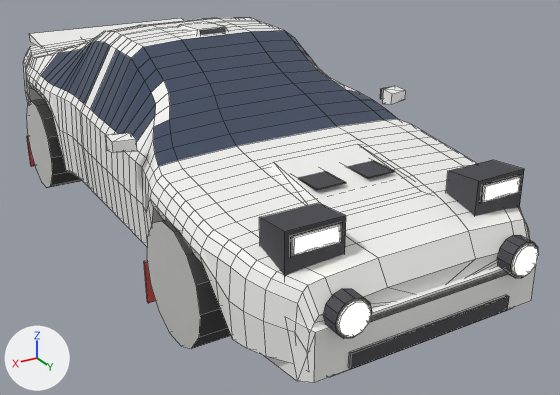
Before and after pictures for a commit that changed the Blender file art/cars/celica.blend.
One viewpoint serves both versions: a 50 mm camera at (2.27, 4.59, 2.33) aimed at (-0.26, 0.37, 0.22). The axes (+X, +Y, +Z) are drawn at lower left. The lights are the same throughout. The older version comes first. Mesh edges are drawn as thin lines.

In view in the first picture: 'Body', 'Bumper_F', 'LightPod', 'Mirror_R', 'Spoiler', 'Wheel_FR', 'Wheel_RR' and 2 more.
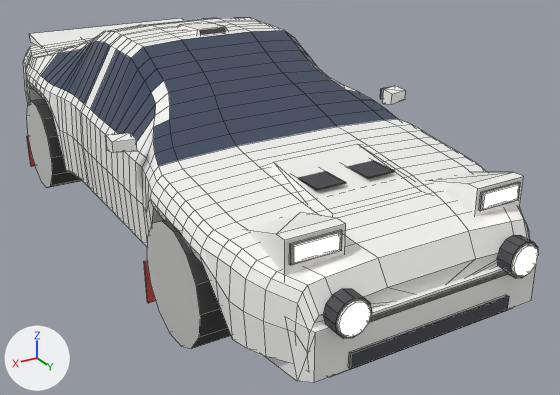
Location of each change, (x1, y1, x2, y2) in pixels of the pictures (560 x 395 px; the box of a moved part takes in the faces that stretch with it):
part 1 of me_body, moved or reshaped: before (446, 160, 523, 216); after (430, 172, 523, 216)
part 2 of me_body, moved or reshaped: before (259, 203, 346, 277); after (246, 213, 345, 277)
part 3 of me_body, recoloured: before (285, 169, 524, 277); after (285, 176, 524, 277)

Diff of the bpy script that builds the scene:
```diff
--- a/art/cars/celica.blend.py
+++ b/art/cars/celica.blend.py
@@ me_body @@
 # used by ob_body; parent = ob_celica; location = (0.0, 0.0, 0.6)
 # verts and faces of me_body; kept vertices keep their numbers, new ones are numbered from 894
-me_body.from_pydata(...)  # 894 vertices, 892 faces; spans x -0.92..0.92, y -2.2..2.2, z -0.41..0.73
+me_body.from_pydata(...)  # 894 vertices, 894 faces; spans x -0.92..0.92, y -2.2..2.2, z -0.41..0.73
+# me_body part 1
+delete_vertices([848, 853])  # with the faces that use them
+for i in [847, 851, *range(854, 870)]: verts[i] += (0.0, 0.0, -0.04)
+verts[849] = (-0.4, 1.97, 0.25)  # moved, pixel (467, 183)
+verts[852] = (-0.72, 1.66, 0.15)  # moved
+verts[894] = (-0.4, 1.66, 0.16)
+verts[895] = (-0.72, 1.97, 0.25)  # pixel (513, 172)
+faces += [(852, 894, 895), (850, 894, 852), (846, 894, 850), (850, 852, 895, 851), (849, 895, 894), (846, 847, 849, 894)]  # mat_livery_celica (white #f9f9f7)
+faces += [(847, 851, 895, 849)]  # mat_livery_celica (white #f9f9f7)
+# me_body part 2
+delete_vertices([872, 877])  # with the faces that use them
+for i in [871, 875, *range(878, 894)]: verts[i] += (0.0, 0.0, -0.04)
+verts[873] = (0.4, 1.97, 0.25)  # moved, pixel (336, 218)
+verts[876] = (0.72, 1.66, 0.15)  # moved
+verts[896] = (0.4, 1.66, 0.16)
+verts[897] = (0.72, 1.97, 0.25)  # pixel (276, 234)
+faces += [(876, 897, 896), (873, 896, 897), (874, 875, 897, 876), (870, 874, 896), (874, 876, 896), (870, 896, 873, 871)]  # mat_livery_celica (white #f9f9f7)
+faces += [(871, 873, 897, 875)]  # mat_livery_celica (white #f9f9f7)
+# me_body part 3: 2 faces spanning x -0.72..0.72, y 2.04, z 0.05..0.25 switch from mat_trim_celica (dark grey #45454b) to mat_livery_celica (white #f9f9f7)
 me_body.materials.append(mat_glass_celica)
```
